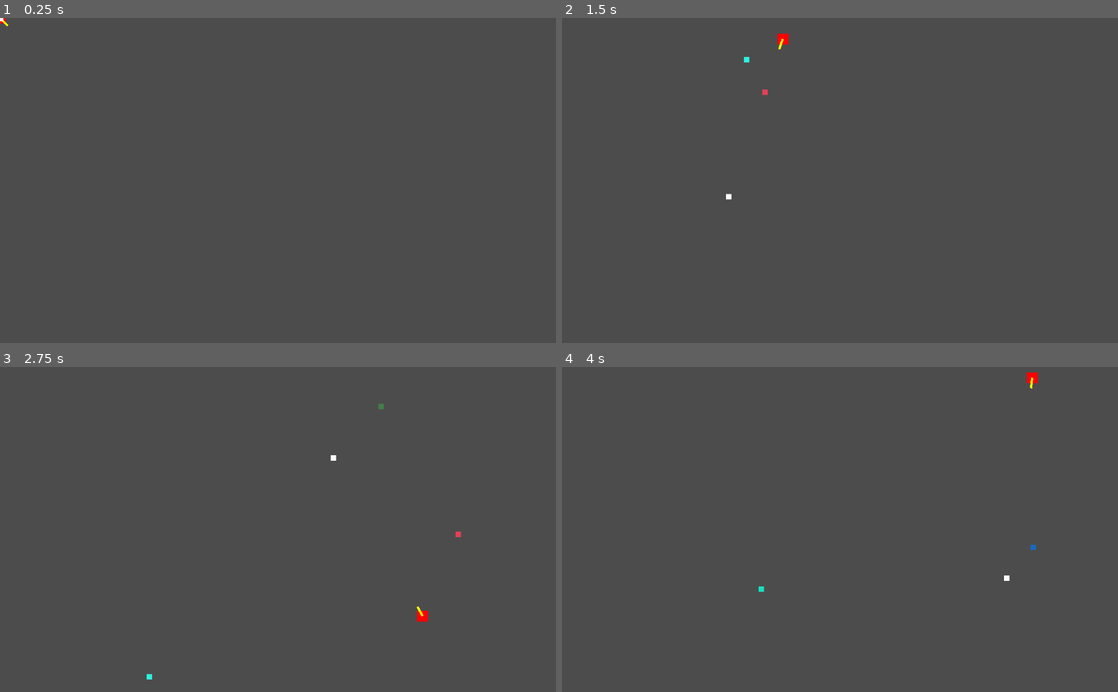
Above: before the commit, frames 1-4 (two rows, left to right).
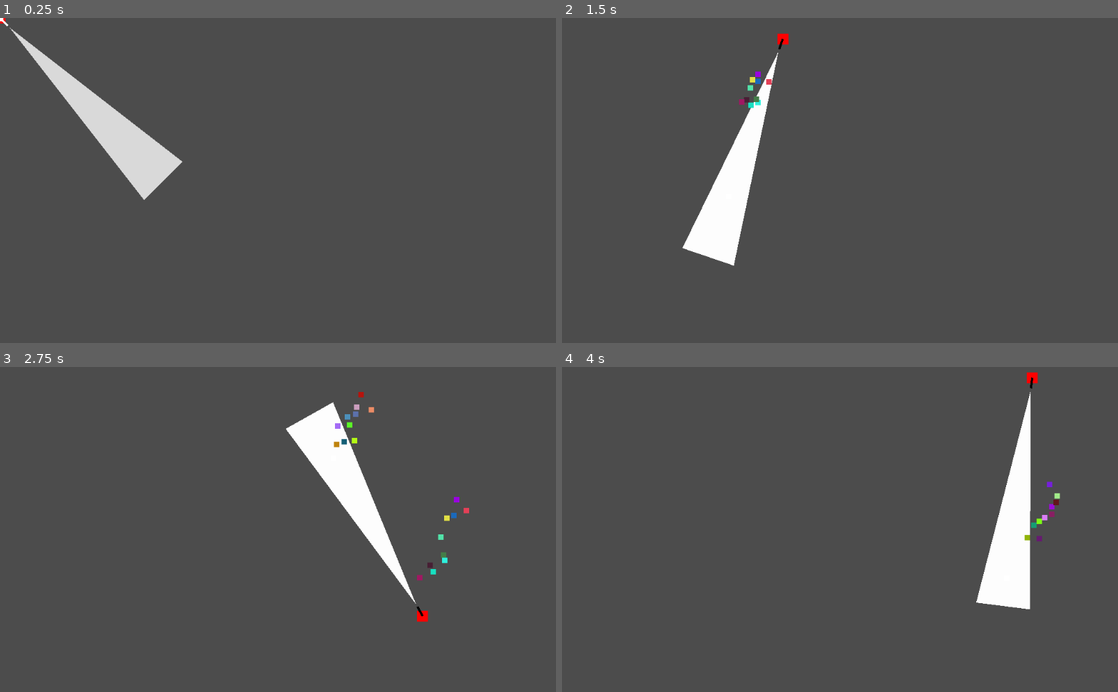
Above: after the commit, the same moments.

Repository: kevinruscoe/godot-top-down-shooter
Game: Godot game, scene res://Scenes/Level.tscn
Two runs of this game, one before a commit and one after it. Both use one fixed random seed, a clock stepped at 60 frames per second and the inputs below.
Inputs (mouse positions are in pixels of both pictures, inside the frame that each line leads up to):
- Up to frame 1 (0.25 s): no input
- Up to frame 2 (1.5 s): move the mouse to (962, 164) at 0.52 s; press the mouse at (962, 164) at 0.53 s; hold Right (ui_right) 0.53-1.28 s; move the mouse to (728, 196) at 1.27 s; release the mouse at (728, 196) at 1.28 s; hold Down (ui_down) from 1.28 s (still down); click (728, 196) at 1.35 s
- Up to frame 3 (2.75 s): move the mouse to (333, 458) at 2.02 s; release Down (ui_down) at 2.03 s; press the mouse at (333, 458) at 2.03 s; hold Right (ui_right) from 2.03 s (still down)
- Up to frame 4 (4 s): move the mouse to (812, 594) at 2.77 s; release Right (ui_right) at 2.78 s; release the mouse at (812, 594) at 2.78 s; hold Up (ui_up) 2.78-3.53 s; click (812, 594) at 2.85 s; move the mouse to (1006, 578) at 3.52 s; press the mouse at (1006, 578) at 3.53 s; hold Left (ui_left) from 3.53 s (still down)

The runs differ from the first frame. In frame 1, 3.3% of the frame differs, in the area x 0-33%, y 0-56%; in frame 2, 3.5%; in frame 3, 3.7%, in the area x 26-85%, y 7-97%; in frame 4, 3.5%.

Commit message:
things

Diff:
--- a/Bullet.gd
+++ b/Bullet.gd
@@ -6,18 +6,18 @@
 var color: Color
 
 func _ready():
-	color = Color(rand_range(0, 1), rand_range(0, 1), rand_range(0, 1), 1)
+	self.color = Color(rand_range(0, 1), rand_range(0, 1), rand_range(0, 1), 1)
 	set_modulate(color)
 
 func _physics_process(delta):
-	if velocity.length() > 0:
-		set_position(get_position() + (velocity * delta * speed))
+	if self.velocity.length() > 0:
+		self.set_position(get_position() + (velocity * delta * speed))
 
-		lifespan -= delta
+		self.lifespan -= delta
 
-		if lifespan <= 0:
+		if self.lifespan <= 0:
 			queue_free()
 
-func fire(origin: Vector2, direction: Vector2):
-	set_position(origin)
-	velocity = direction
+func fire(from: Vector2, direction: Vector2):
+	self.set_position(from)
+	self.velocity = direction
--- a/Cursor.gd
+++ b/Cursor.gd
@@ -15,4 +15,4 @@
 
 # Called every frame. 'delta' is the elapsed time since the previous frame.
 func _process(delta):
-	position = get_viewport().get_mouse_position()
+	self.position = get_viewport().get_mouse_position()
--- a/Gun.gd
+++ b/Gun.gd
@@ -2,40 +2,103 @@
 
 var BULLET_SCENE = preload("res://Scenes/Bullet.tscn")
 
-var accuracy: float = 1.0
-var speed: float = 10.0
-var spread: Vector2 = Vector2(400, 20)
+var accuracy: float = 0.1
+var spread: Vector2 = Vector2(400, 50)
 
-# Called when the node enters the scene tree for the first time.
-func _ready():
-	pass # Replace with function body.
+var reload_time: float = 1.0
+var reload_timer: float = 0.0
+var is_reloading: bool = false
+
+var ammo: int = 10
+var clip_size: int = ammo
+
+var shoot_mode: int = shoot_modes.SEMIAUTO
+enum shoot_modes {ONE_SHOT, SEMIAUTO}
+
+var draw_debug_cone: bool = true
+var debug_cone: PoolVector2Array
+
+func calculated_debug_cone():
+
+	self.debug_cone.append($Muzzle.position)
+
+	var _min:Vector2 = $Muzzle.position
+	_min.x += spread.x
+	_min.y += spread.y
+	self.debug_cone.append(_min)
+
+	var _max:Vector2 = $Muzzle.position
+	_max.x += spread.x
+	_max.y -= spread.y
+	self.debug_cone.append(_max)
+
+	self.debug_cone.append($Muzzle.position)
+
+	return self.debug_cone
 
 func _process(delta):
+	if self.draw_debug_cone:
+		$Polygon2D.set_polygon(self.calculated_debug_cone())
+		$Polygon2D.set_color(Color(1, 1, 1, .1))
+
+	if shoot_mode == shoot_modes.ONE_SHOT:
+		if Input.is_action_just_pressed("ui_shoot"):
+			self.shoot()
+
+	if shoot_mode == shoot_modes.SEMIAUTO:
+		if Input.is_action_pressed("ui_shoot"):
+			self.shoot()
+
+	self.track_reload_lock(delta)
+
 	look_at(get_global_mouse_position())
 
+func track_reload_lock(delta):
+	if self.is_reloading:
+		if self.reload_timer <= 0:
+			self.reload_timer = 0.0
+			self.ammo = self.clip_size
+			self.is_reloading = false
+			$ColorRect.color = Color(1, 1, 1, 1)
+		self.reload_timer -= delta
+
+func reload():
+	self.is_reloading = true
+	$ColorRect.color = Color(0, 0, 0, 1)
+	self.reload_timer = self.reload_time
+
+func reduce_ammo(amount):
+	self.ammo -= amount
+	if self.ammo <= 0:
+		self.reload()
+
 func shoot():
+	if not self.is_reloading:
 
-	var fire_from: Vector2 = $Muzzle.global_position
-	var fire_to: Vector2 = get_global_mouse_position()
+		self.reduce_ammo(1)
 
-	# find position to actually fire to
-	var angle_to_destination = rad2deg(fire_from.angle_to_point(fire_to)) + 180
+		var fire_from: Vector2 = $Muzzle.global_position
+		var fire_to: Vector2 = get_global_mouse_position()
 
-	fire_to.y += spread.x * sin(deg2rad(angle_to_destination))
-	fire_to.x += spread.x * cos(deg2rad(angle_to_destination))
+		# spread and accuracy effects where a bullet could hit
+		# so we get the clicked positon, and tweak its position
+		var angle_to_destination = rad2deg(fire_from.angle_to_point(fire_to)) + 180
 
-	var bullet_velocity: Vector2 = -(fire_from - fire_to)
+		fire_to.y = fire_from.y + spread.x * sin(deg2rad(angle_to_destination))
+		fire_to.x = fire_from.x + spread.x * cos(deg2rad(angle_to_destination))
 
-	# get accuracy, if 1.0 it'll hit 100% of the time, if .5, it'll hit 50%.
-	# spread is the min and max distance from the target it could hit
-	# accuracy dependant
-	spread.y -= spread.y * accuracy
+		var bullet_velocity: Vector2 = -(fire_from - fire_to)
 
-	bullet_velocity.x = rand_range(bullet_velocity.x - spread.y, bullet_velocity.x + spread.y)
-	bullet_velocity.y = rand_range(bullet_velocity.y - spread.y, bullet_velocity.y + spread.y)
+		# get accuracy, if 1.0 it'll hit 100% of the time, if .5, it'll hit 50%.
+		# spread is the min and max distance from the target it could hit
+		# accuracy dependant
+		var spread_negator = self.spread.y - self.spread.y * self.accuracy
 
-	bullet_velocity = bullet_velocity.normalized()
+		bullet_velocity.x = rand_range(bullet_velocity.x - spread_negator, bullet_velocity.x + spread_negator)
+		bullet_velocity.y = rand_range(bullet_velocity.y - spread_negator, bullet_velocity.y + spread_negator)
 
-	var bullet = BULLET_SCENE.instance()
-	get_node("/root").add_child(bullet)
-	bullet.fire(fire_from, bullet_velocity)
+		bullet_velocity = bullet_velocity.normalized()
+
+		var bullet = BULLET_SCENE.instance()
+		self.get_node("/root").add_child(bullet)
+		bullet.fire(fire_from, bullet_velocity)
--- a/Player.gd
+++ b/Player.gd
@@ -20,10 +20,6 @@
 func apply_acceleration(acceleration):
 	velocity += acceleration
 
-func handle_weapons():
-	if Input.is_action_just_pressed("ui_shoot"):
-		$Gun.shoot();
-
 func handle_movement(delta):
 	var axis = get_input_axis()
 
@@ -37,5 +33,4 @@
 	move_and_slide(velocity)
 
 func _physics_process(delta):
-	handle_weapons()
 	handle_movement(delta)
--- a/Scenes/Level.tscn
+++ b/Scenes/Level.tscn
@@ -32,13 +32,14 @@
 margin_right = 20.0
 margin_bottom = 2.0
 rect_pivot_offset = Vector2( 0, 2 )
-color = Color( 1, 1, 0, 1 )
 __meta__ = {
 "_edit_use_anchors_": false
 }
 
 [node name="Muzzle" type="Node2D" parent="Player/Gun"]
 position = Vector2( 25, 0 )
+
+[node name="Polygon2D" type="Polygon2D" parent="Player/Gun"]
 
 [node name="Cursor" type="Node2D" parent="."]
 script = ExtResource( 3 )
@@ -51,3 +52,6 @@
 __meta__ = {
 "_edit_use_anchors_": false
 }
+
+[node name="Line2D" type="Line2D" parent="."]
+width = 1.0
